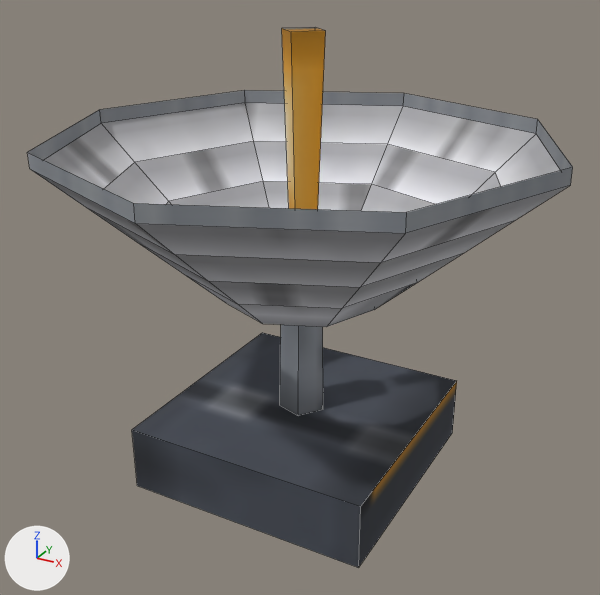
The OBJ model tenebris-rs/assets/models/ship_dish_antenna.obj, before and after one commit.
Rendered twice from a camera (50 mm lens) standing at (0.75, -1.377, 1.08) and looking at (0.006, -0.025, 0.404). The lights are fixed; the arrows at lower left show +X, +Y and +Z. The picture after the commit comes second. Mesh edges are drawn as thin lines. Where no turn or scale is listed for an object, it has been applied to the vertices. Vertices at exactly the same position are counted once.

In view in the first picture: 'base', 'dish', 'feed', 'post', 'rim'.
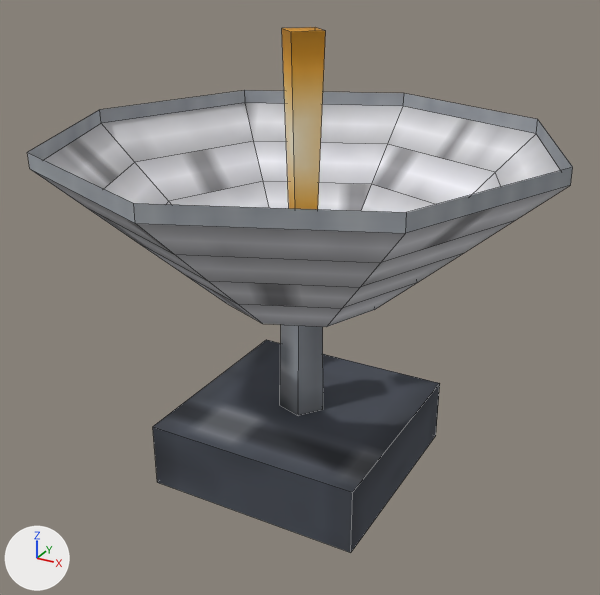
Where the change shows, as pixel boxes [x1, y1, x2, y2] in the pictures (600 x 595 px):
'base', rescaled (12% narrower, 9% shorter): before [132, 333, 457, 568]; after [153, 340, 440, 553]
part 2 of me_dish, surface changed: [30, 103, 565, 327] in both
part 3 of me_feed, surface changed (brown to beige): [282, 27, 324, 209] in both

Patch to the scene script:
```diff
--- a/tenebris-rs/assets/models/ship_dish_antenna.obj.py
+++ b/tenebris-rs/assets/models/ship_dish_antenna.obj.py
@@ me_base @@
 # used by ob_base; location = (0.0, 0.0, 0.0)
-me_base.from_pydata(...)  # 8 vertices, 6 faces; spans x -0.26..0.26, y -0.26..0.26, z 0.0..0.14
+me_base.from_pydata(...)  # 8 vertices, 6 faces; spans x -0.23..0.23, y -0.23..0.23, z 0.0..0.14
+# me_base part 1: the whole mesh is scaled about its middle by (0.885, 0.885, 1)
 me_base.materials.append(mat_gunmetal)
@@ me_dish @@
 me_dish.from_pydata(...)  # 40 vertices, 32 faces; spans x -0.5..0.5, y -0.5..0.5, z 0.4..0.7
 # used by ob_dish; location = (0.0, 0.0, 0.0)
+# me_dish part 2: texture (UV) coordinates of 32 of 32 faces, centred in x -0.39..0.39, y -0.39..0.391, z 0.437..0.663, changed; they spanned u 0.01..0.72, v 0.83..0.99 and now span u 0.01..0.71, v 0.84..0.99
 me_dish.materials.append(mat_white)
@@ me_feed @@
 me_feed.from_pydata(...)  # 8 vertices, 6 faces; spans x -0.045..0.045, y -0.045..0.045, z 0.52..0.92
 # used by ob_feed; location = (0.0, 0.0, 0.0)
+# me_feed part 3: texture (UV) coordinates of 6 of 6 faces, centred in x -0.019..0.019, y -0.019..0.019, z 0.52..0.92, changed; they spanned u 0.27..0.35, v 0.93..0.99 and now span u 0.26..0.33, v 0.93..0.99
 me_feed.materials.append(mat_amber)
```
